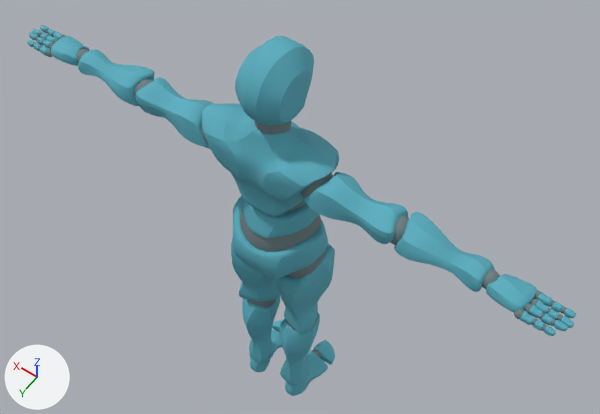
The FBX model TCC_Gilvan_V-0001/Assets/Characters/Character_Jairo/Y Bot.fbx, before and after one commit.
The view is the same before and after, from a 50 mm lens placed at (-1.03, 1.32, 3.27), pointed at (0.01, -0.12, 1.0). The axes (+X, +Y, +Z) are drawn at lower left. The lights are the same throughout. Where no turn or scale is listed for an object, it has been applied to the vertices.

The older version as bpy lines, for what is in view:
```python
me_alpha_joints = bpy.data.meshes.new('Alpha_Joints')
me_alpha_joints.from_pydata(...)  # 10514 vertices, 11120 faces; spans x -0.95..0.95, y -0.14..0.14, z 0.01..1.6
me_alpha_joints.materials.append(mat_alpha_joints_mat)  # cyan #6d7f82
me_alpha_surface = bpy.data.meshes.new('Alpha_Surface')
me_alpha_surface.from_pydata(...)  # 17336 vertices, 17368 faces; spans x -0.97..0.97, y -0.2..0.16, z 0.0..1.8
me_alpha_surface.materials.append(mat_alpha_body_mat)  # cyan #58aebf
ob_alpha_joints = bpy.data.objects.new('Alpha_Joints', me_alpha_joints)
ob_alpha_joints.location = (0.0, 0.0, 0.0)
ob_alpha_surface = bpy.data.objects.new('Alpha_Surface', me_alpha_surface)
ob_alpha_surface.location = (0.0, 0.0, 0.0)
```
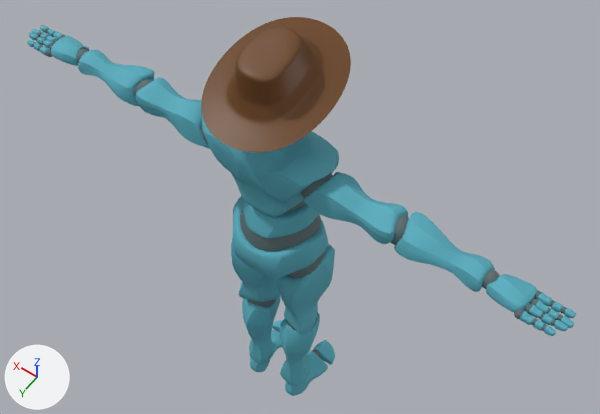
Diff of the bpy script that builds the scene:
```diff
--- a/TCC_Gilvan_V-0001/Assets/Characters/Character_Jairo/Y Bot.fbx.py
+++ b/TCC_Gilvan_V-0001/Assets/Characters/Character_Jairo/Y Bot.fbx.py
@@ mat_material_004 @@
+mat_material_004 = principled_material('Material.004')
+mat_material_004.base_color = (0.147, 0.0544, 0.00936)  # brown #6b4218
@@ me_mesh @@
+me_mesh.from_pydata(...)  # 6018 vertices, 6016 faces; spans x -0.185..0.185, y -0.24..0.214, z -0.102..0.104
+me_mesh.materials.append(mat_material_004)  # brown #6b4218
@@ ob_chapeu @@
+ob_chapeu = bpy.data.objects.new('Chapeu', me_mesh)
+ob_chapeu.location = (0.0, 0.01, 1.735)
```

Pixel boxes (x1, y1, x2, y2) of what changed, in the pictures (600 x 414 px):
'Chapeu', added (brown): after (201, 17, 351, 152)
